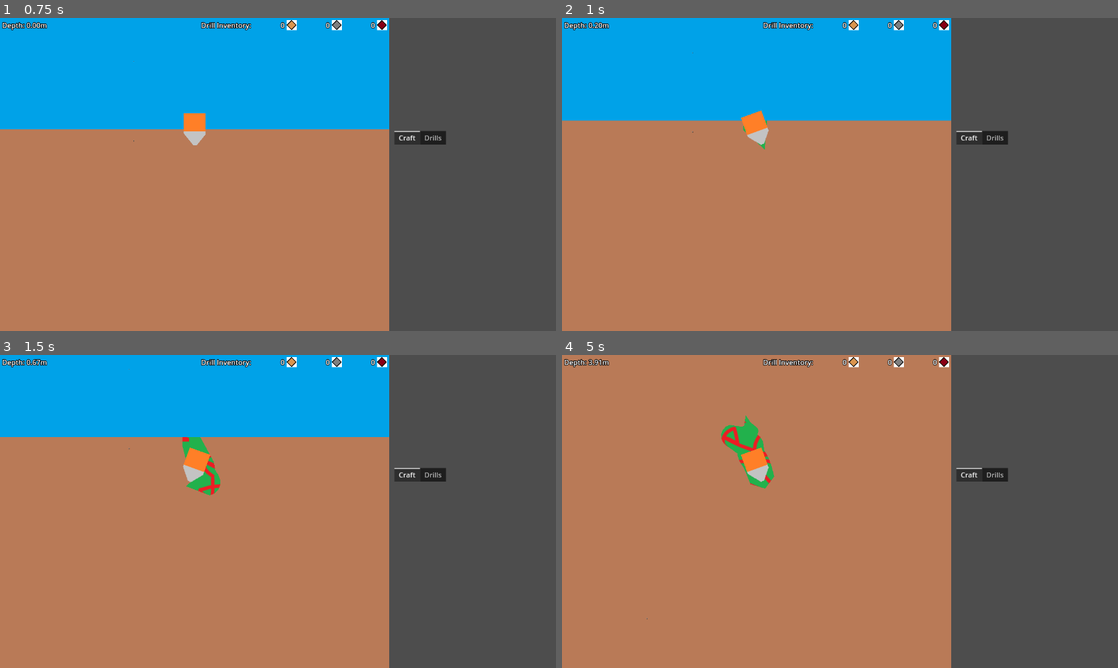
Above: before the commit, frames 1-4 (two rows, left to right).
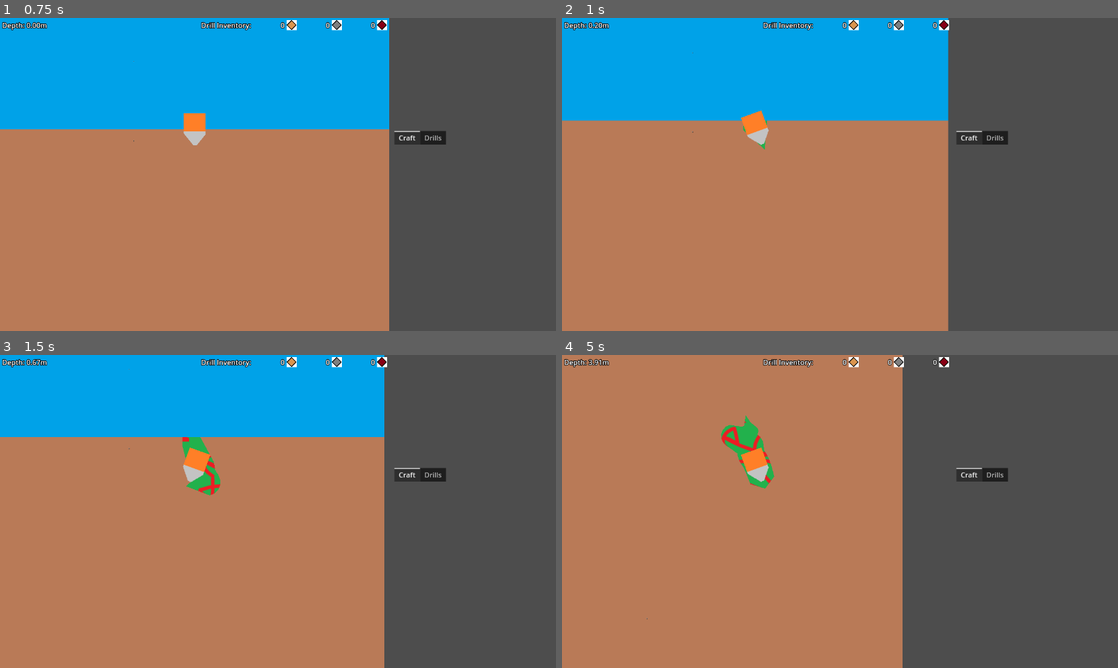
Above: after the commit, the same moments.

Repository: aNotSoCleverName/mechanicore
Game: Godot game, scene res://Main.tscn
Same seed, same stepped clock (60 frames per second), same inputs: the game is played once before the commit and once after it.
Inputs:
- Up to frame 1 (0.75 s): tap Enter at 0.5 s; hold D from 0.53 s (still down)
- Up to frame 2 (1 s): keep holding D; tap Space at 0.77 s
- Up to frame 3 (1.5 s): release D at 1.28 s; hold A from 1.28 s (still down)
- Up to frame 4 (5 s): tap Space at 1.52, 3.02, 3.77, 4.52 s; release A at 2.03 s; hold D 2.03-3.53 s; hold A from 3.53 s (still down)

Frame 1 is identical in both runs. In frame 2, 0.6% of the frame differs, in the area x 69-70%, y 0-100%; in frame 3, 0.9%; in frame 4, 8.7%, in the area x 61-70%, y 0-100%.

Commit message:
Background no longer scrolls horizontally

Diff:
--- a/Endless Run/Background/Parallax Background.tscn
+++ b/Endless Run/Background/Parallax Background.tscn
@@ -19,7 +19,7 @@
 [node name="ParallaxBackground" type="ParallaxBackground"]
 
 [node name="Dirt" type="ParallaxLayer" parent="."]
-motion_mirroring = Vector2(896, 720)
+motion_mirroring = Vector2(0, 720)
 
 [node name="Sprite2D" type="Sprite2D" parent="Dirt"]
 texture = ExtResource("2_y7bbx")
@@ -35,7 +35,6 @@
 script = ExtResource("4_wxbnv")
 
 [node name="Sky" type="ParallaxLayer" parent="."]
-motion_mirroring = Vector2(896, 0)
 
 [node name="Sprite2D" type="Sprite2D" parent="Sky"]
 texture = ExtResource("3_0crnc")
